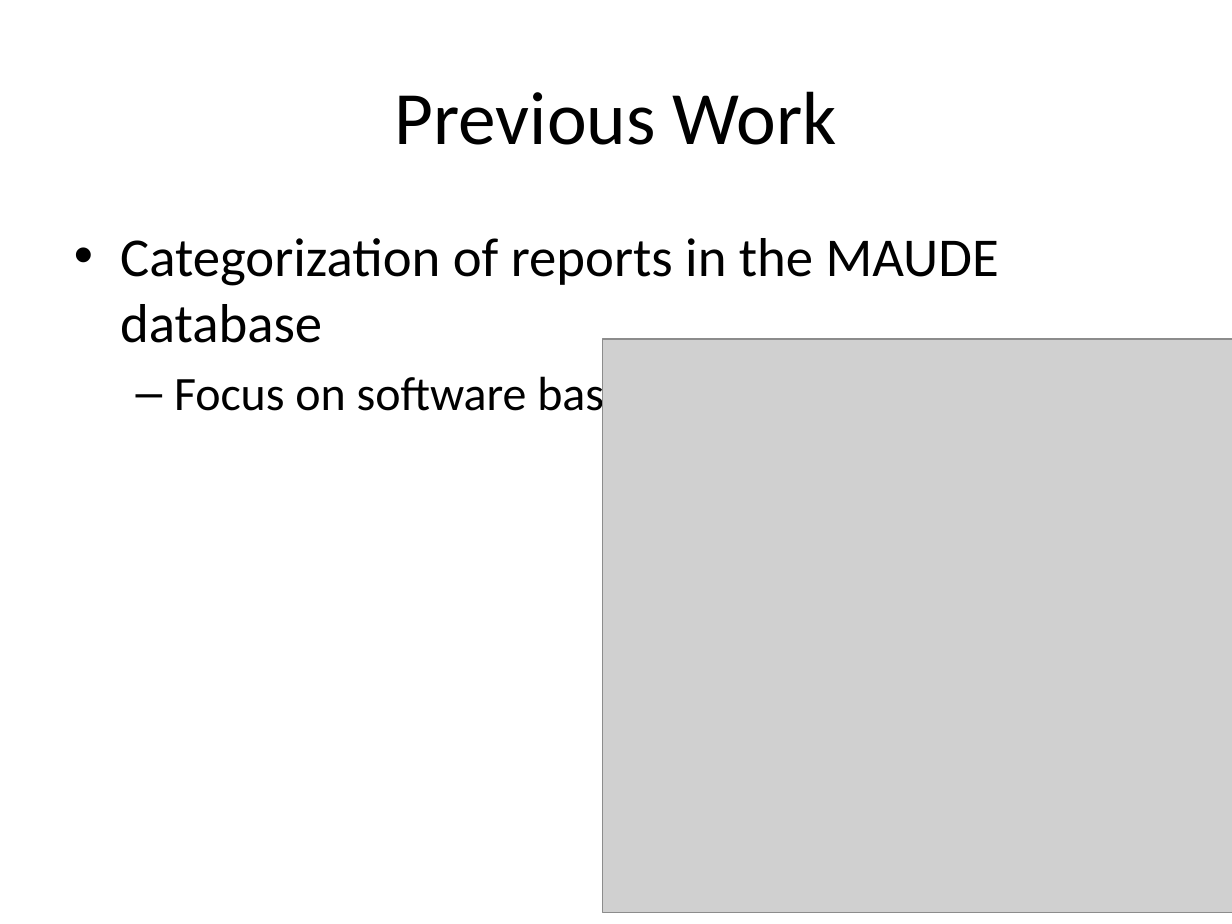
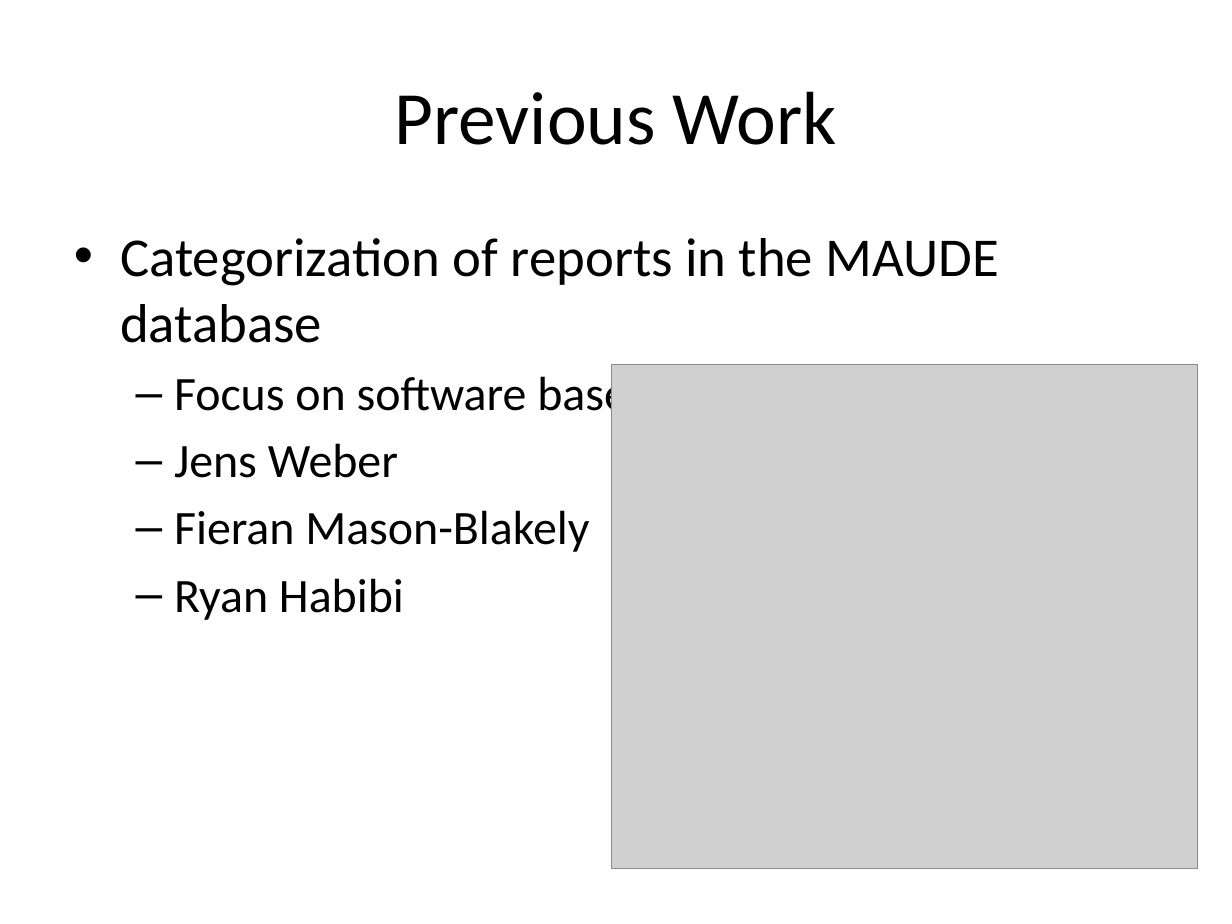
Before and after one commit to sdiemert/SENG_474_Project, a slide deck: slide 5 of presentation/presentation.pptx. Drawn at 1232x924 pixels with LibreOffice and Linux fonts; fonts in the diff are those of the drawing; grey boxes stand for pictures. Boxes give left, top, right and bottom in pixels: in the first picture for what was removed or moved away, otherwise in the second. Text is boxed around its words. In the diff, an @@ line names an element or a change of style, - is before the commit and + after.

```diff
--- a/presentation/presentation.pptx
+++ b/presentation/presentation.pptx
@@ picture: place and size @@
-picture at (602,339,1232,913)
+picture at (611,365,1198,869)
@@ text at (174,443,589,620): paragraphs added @@
+  – Jens Weber
+  – Fieran Mason-Blakely
+  – Ryan Habibi
```
Also in this commit, not shown: 1 other slide changed, 3 other files.
